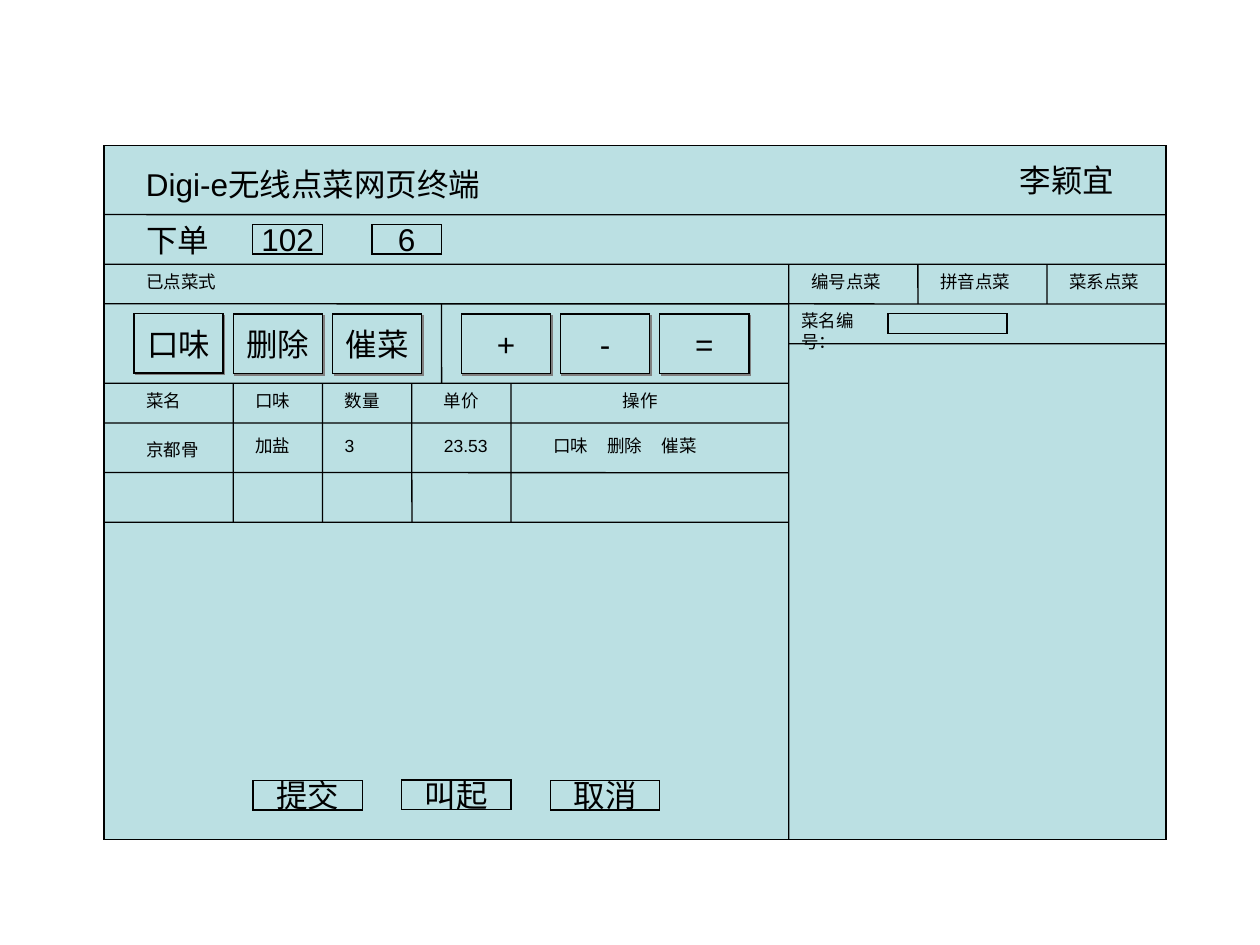
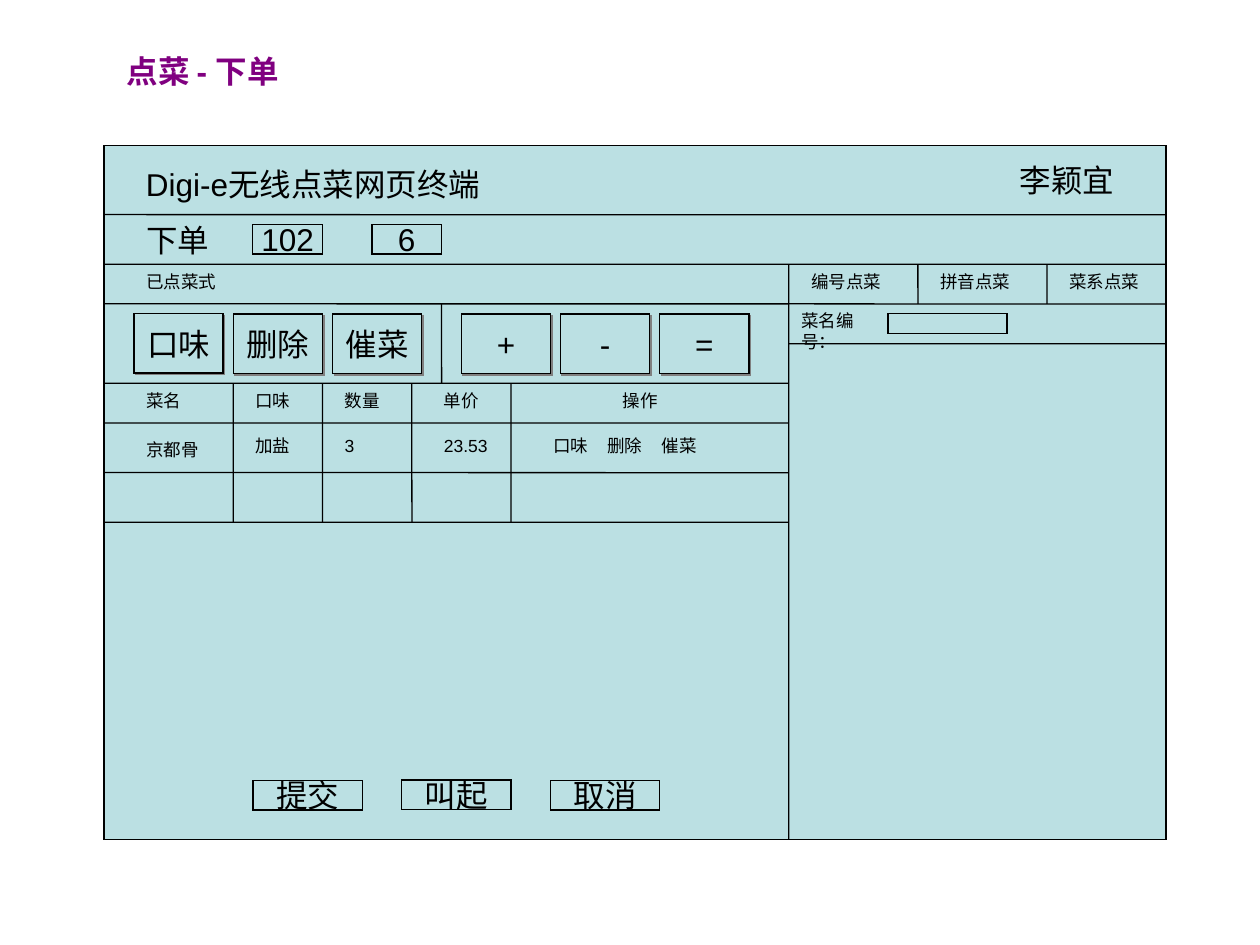
Before and after one commit to runt18/wireless-order-solution, a slide deck: slide 5 of doc/Digi-e网页终端需求.ppt (slide 4 before the commit). Drawn at 1260x945 pixels with LibreOffice and Linux fonts; fonts in the diff are those of the drawing. Boxes give left, top, right and bottom in pixels: in the first picture for what was removed or moved away, otherwise in the second. Text is boxed around its words. In the diff, an @@ line names an element or a change of style, - is before the commit and + after.

```diff
--- a/doc/Digi-e网页终端需求.ppt
+++ b/doc/Digi-e网页终端需求.ppt
@@ text added at (x1=127, y1=56, x2=279, y2=86), 18 pt, text #800080, bold @@
+点菜 - 下单
```
Also in this commit, not shown: 6 other slides changed, 4 slides added, 1 other file.
